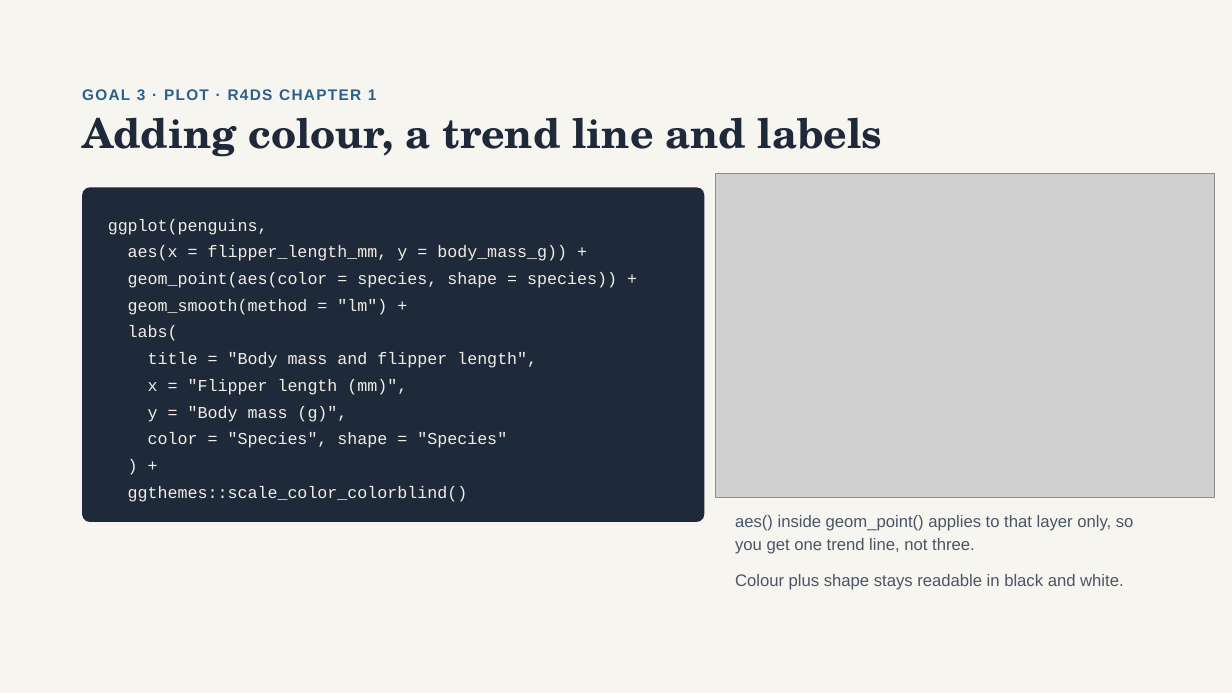
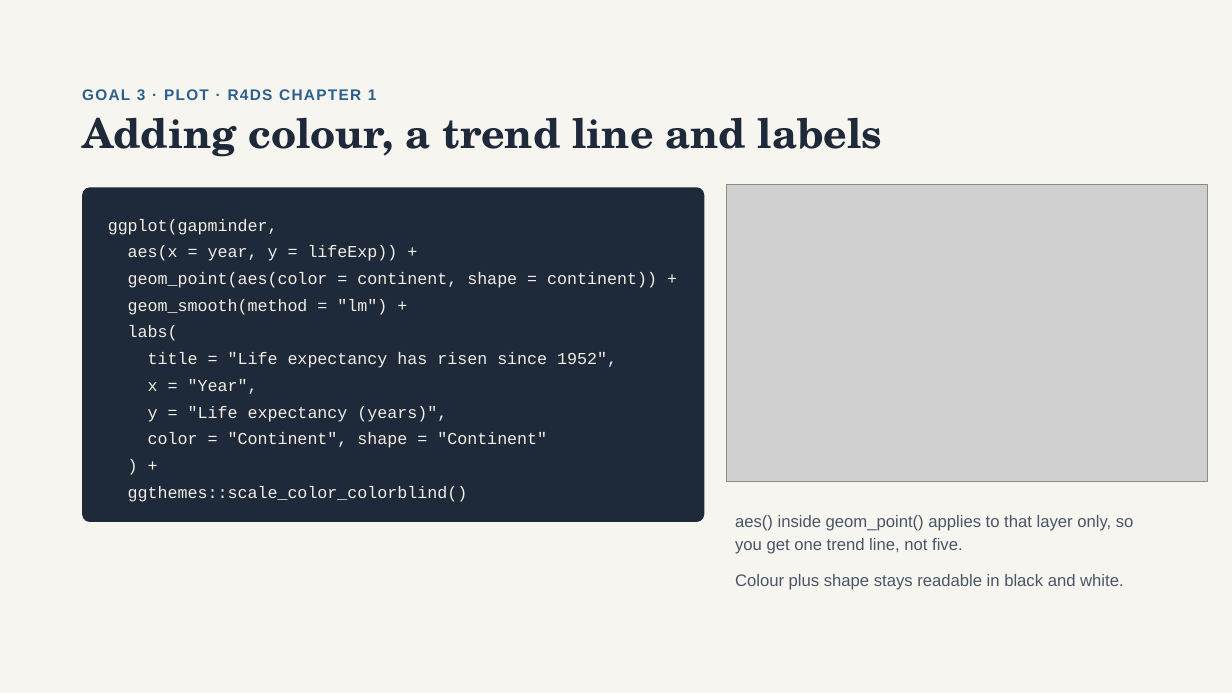
Before and after one commit to kate-chalmers/r-for-international-data, a slide deck: slide 65 of R for Development Data.pptx (slide 66 before the commit). Drawn at 1232x693 pixels with LibreOffice and Linux fonts; fonts in the diff are those of the drawing; grey boxes stand for pictures. Boxes give left, top, right and bottom in pixels: in the first picture for what was removed or moved away, otherwise in the second. Text is boxed around its words. In the diff, an @@ line names an element or a change of style, - is before the commit and + after.

```diff
--- a/R for Development Data.pptx
+++ b/R for Development Data.pptx
@@ picture resized from (x1=716, y1=174, x2=1215, y2=497) to (x1=727, y1=185, x2=1208, y2=482) @@
@@ text in rounded rectangle at (x1=108, y1=219, x2=657, y2=288): text changed @@
-ggplot(penguins,
-aes(x = flipper_length_mm, y = body_mass_g)) +
-geom_point(aes(color = species, shape = species)) +
+ggplot(gapminder,
+aes(x = year, y = lifeExp)) +
+geom_point(aes(color = continent, shape = continent)) +
@@ text in rounded rectangle at (x1=148, y1=352, x2=617, y2=448): text changed @@
-title = "Body mass and flipper length",
-x = "Flipper length (mm)",
-y = "Body mass (g)",
-color = "Species", shape = "Species"
+title = "Life expectancy has risen since 1952",
+x = "Year",
+y = "Life expectancy (years)",
+color = "Continent", shape = "Continent"
@@ text at (x1=735, y1=515, x2=1134, y2=554): text changed @@
-aes() inside geom_point() applies to that layer only, so you get one trend line, not three.
+aes() inside geom_point() applies to that layer only, so you get one trend line, not five.
```
Also in this commit, not shown: 19 other slides changed, 1 slide removed.
